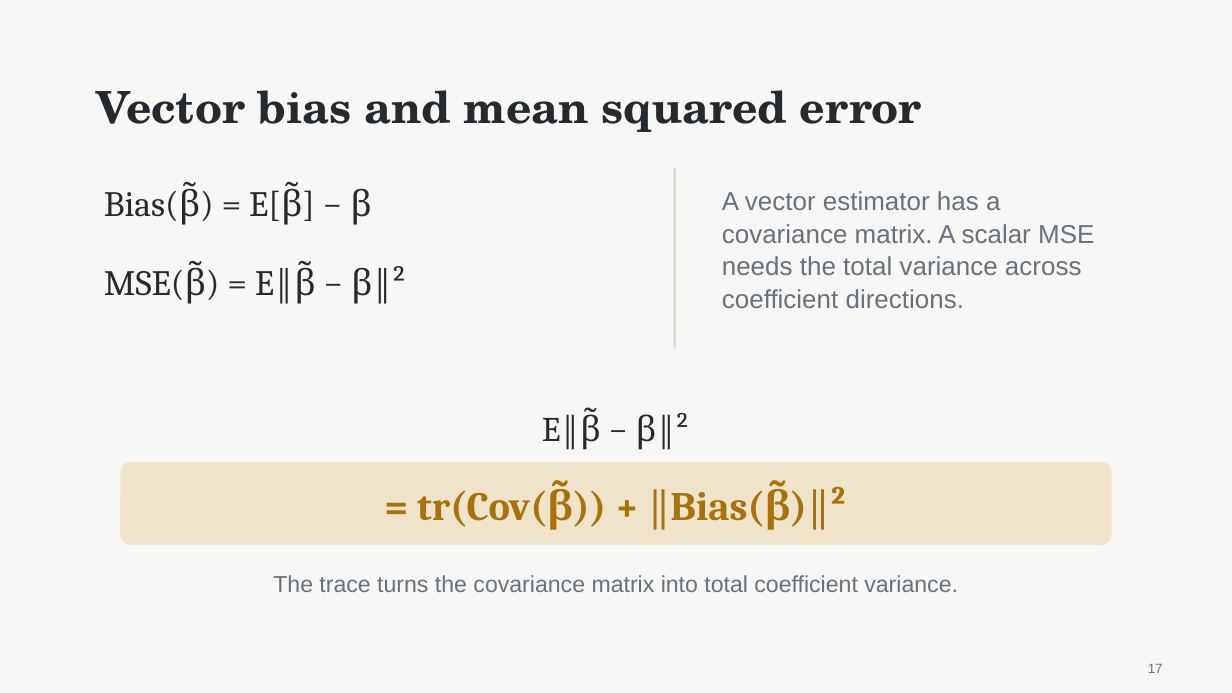
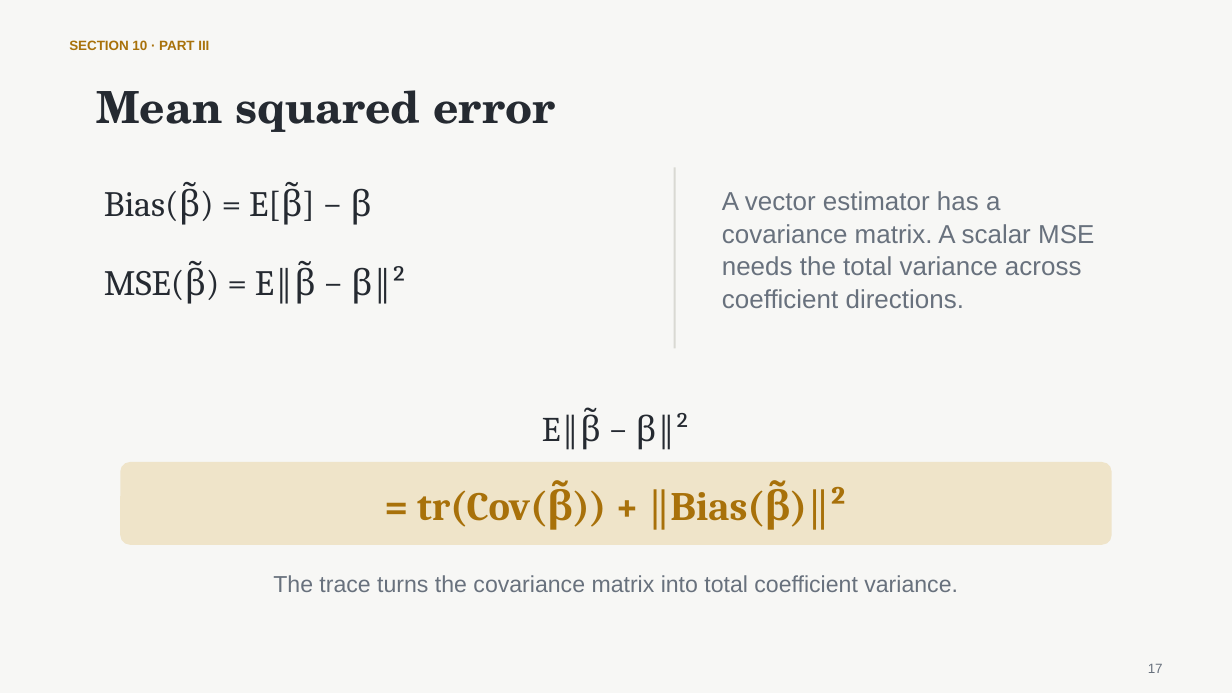
Before and after one commit to nurdauletakhanov/ReadingLab, a slide deck: slide 17 of public/slides/session-0-least-squares-foundations.pptx. Drawn at 1232x693 pixels with LibreOffice and Linux fonts; fonts in the diff are those of the drawing. Boxes give left, top, right and bottom in pixels: in the first picture for what was removed or moved away, otherwise in the second. Text is boxed around its words. In the diff, an @@ line names an element or a change of style, - is before the commit and + after.

Commit message:
Align Session 0 slides with tutorial sections

```diff
--- a/public/slides/session-0-least-squares-foundations.pptx
+++ b/public/slides/session-0-least-squares-foundations.pptx
@@ text added at (69, 40, 209, 50), 10.5 pt, text #A8710A, bold @@
+SECTION 10 · PART III
@@ text at (96, 90, 555, 132): text changed @@
-Vector bias and mean squared error
+Mean squared error
```
Also in this commit, not shown: 16 other slides changed, 4 slides added, 4 slides removed, 1 other file.
